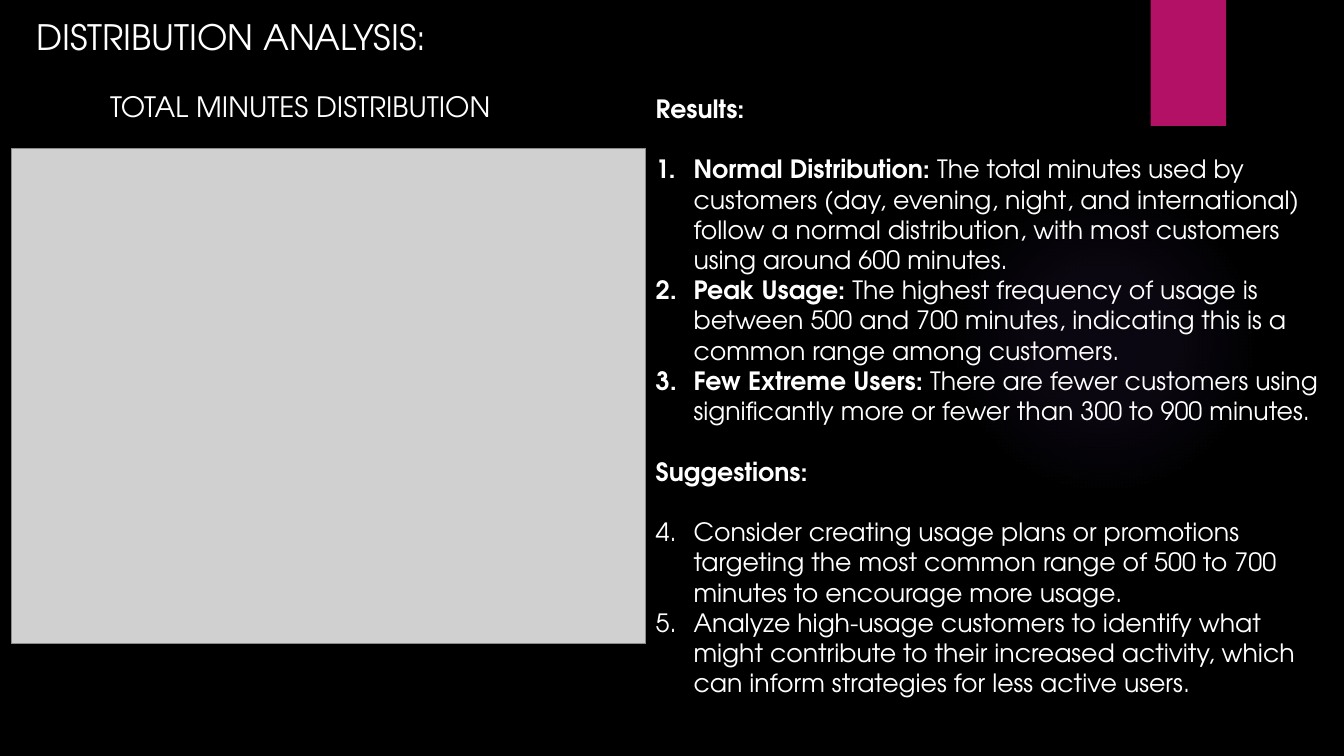
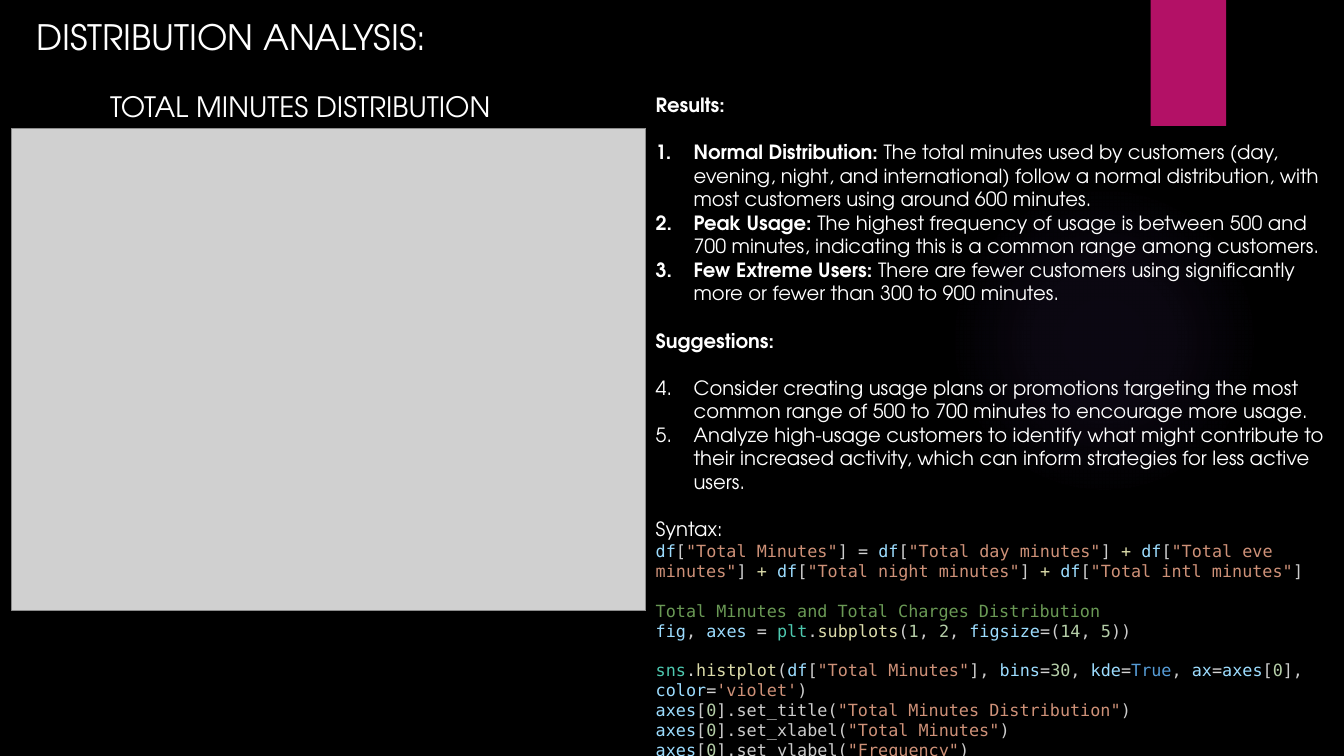
Before and after one commit to MariaBurke-sal/Telecom-Churn, a slide deck: slide 8 of Analyzing Telecom Churn Data for Business Insights and.pptx. Drawn at 1344x756 pixels with LibreOffice and Linux fonts; fonts in the diff are those of the drawing; grey boxes stand for pictures; background and template pictures are left out. Boxes give left, top, right and bottom in pixels: in the first picture for what was removed or moved away, otherwise in the second. Text is boxed around its words. In the diff, an @@ line names an element or a change of style, - is before the commit and + after.

```diff
--- a/Analyzing Telecom Churn Data for Business Insights and.pptx
+++ b/Analyzing Telecom Churn Data for Business Insights and.pptx
@@ text at box(656, 97, 1323, 490): size 18 to 14 pt in "Results:", "Normal Distribution: The total minutes used by ...", "Peak Usage: The highest frequency of usage ...", "Few Extreme Users: There are fewer customers ..." and 3 more places @@
@@ picture: place and size @@
-picture at box(12, 148, 646, 644)
+picture at box(12, 128, 646, 611)
@@ text at box(656, 521, 1303, 740): paragraphs added @@
+Syntax:
+df["Total Minutes"] = df["Total day minutes"] + df["Total eve minutes"] + df["Total night minutes"] + df["Total intl minutes"]
+Total Minutes and Total Charges Distribution
+fig, axes = plt.subplots(1, 2, figsize=(14, 5))
+sns.histplot(df["Total Minutes"], bins=30, kde=True, ax=axes[0], color='violet')
+axes[0].set_title("Total Minutes Distribution")
+axes[0].set_xlabel("Total Minutes")
+axes[0].set_ylabel("Frequency")
```
Also in this commit, not shown: 8 other slides changed, 1 slide removed.
